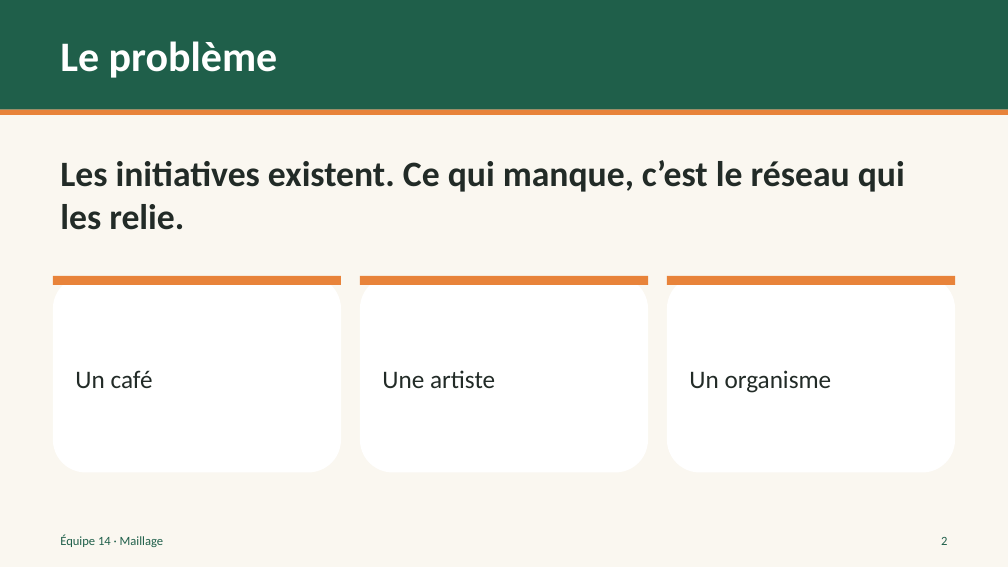
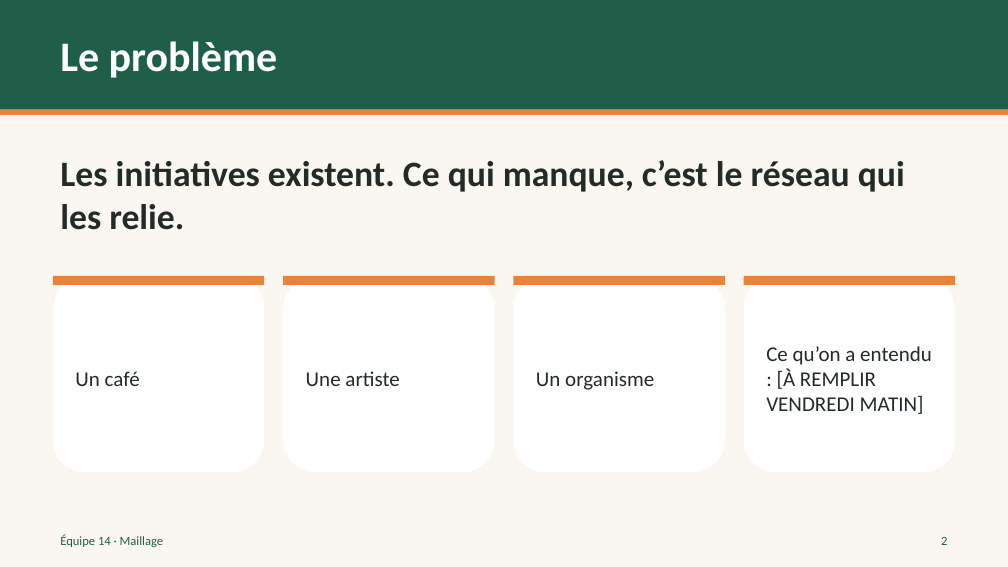
Before and after one commit to cianthiffault2006-png/hackathon-saint-roch-2026, a slide deck: slide 2 of docs/pitch/Maillage.pptx. Drawn at 1008x567 pixels with LibreOffice and Linux fonts; fonts in the diff are those of the drawing. Boxes give left, top, right and bottom in pixels: in the first picture for what was removed or moved away, otherwise in the second. Text is boxed around its words. In the diff, an @@ line names an element or a change of style, - is before the commit and + after.

```diff
--- a/docs/pitch/Maillage.pptx
+++ b/docs/pitch/Maillage.pptx
@@ rounded rectangle: place and size @@
-rounded rectangle at bbox=[53, 276, 341, 473]
+rounded rectangle at bbox=[53, 276, 265, 473]
@@ rectangle: place and size @@
-rectangle at bbox=[53, 276, 341, 285]
+rectangle at bbox=[53, 276, 265, 285]
@@ rounded rectangle: place and size @@
-rounded rectangle at bbox=[360, 276, 648, 473]
+rounded rectangle at bbox=[284, 276, 495, 473]
@@ rectangle: place and size @@
-rectangle at bbox=[360, 276, 648, 285]
+rectangle at bbox=[284, 276, 495, 285]
@@ text "Une artiste": place and size @@
-text "Une artiste" at bbox=[382, 370, 495, 388]
+text "Une artiste" at bbox=[306, 371, 399, 386]
@@ rounded rectangle added at bbox=[513, 276, 725, 473], fill #FFFFFF @@
@@ rectangle added at bbox=[513, 276, 725, 285], fill #E8833A @@
@@ size 24 to 20 pt in 3 elements at bbox=[75, 371, 140, 386], bbox=[306, 371, 399, 386], bbox=[536, 371, 654, 390] @@
@@ text "Un organisme": place and size @@
-text "Un organisme" at bbox=[689, 370, 832, 393]
+text "Un organisme" at bbox=[536, 371, 654, 390]
@@ rounded rectangle: place and size @@
-rounded rectangle at bbox=[667, 276, 955, 473]
+rounded rectangle at bbox=[744, 276, 956, 473]
@@ rectangle: place and size @@
-rectangle at bbox=[667, 276, 955, 285]
+rectangle at bbox=[744, 276, 956, 285]
@@ text added at bbox=[766, 346, 932, 414], 20 pt, text #222B27 @@
+Ce qu’on a entendu : [À REMPLIR VENDREDI MATIN]
```
Also in this commit, not shown: 4 other slides changed, 1 slide removed, 7 other files.
